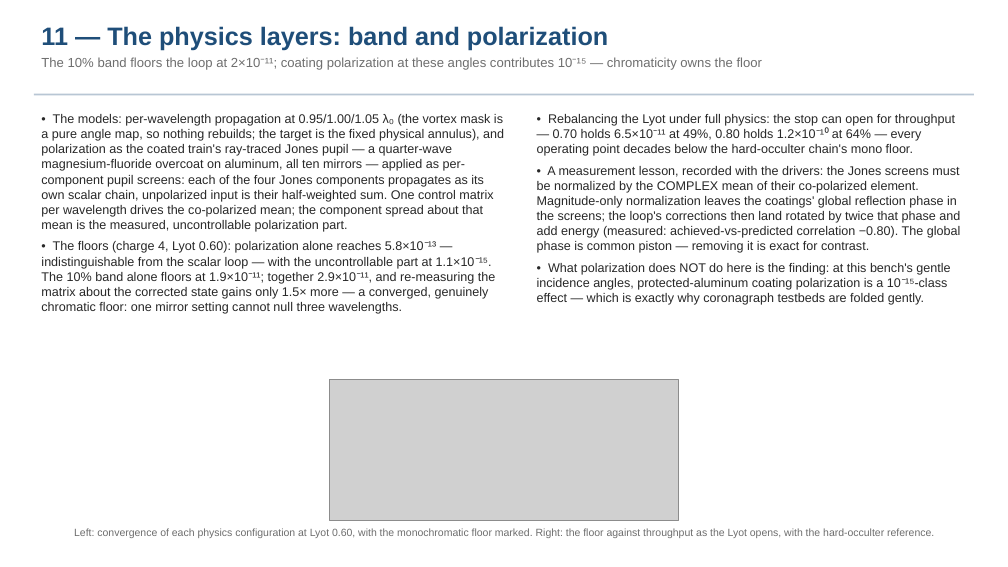
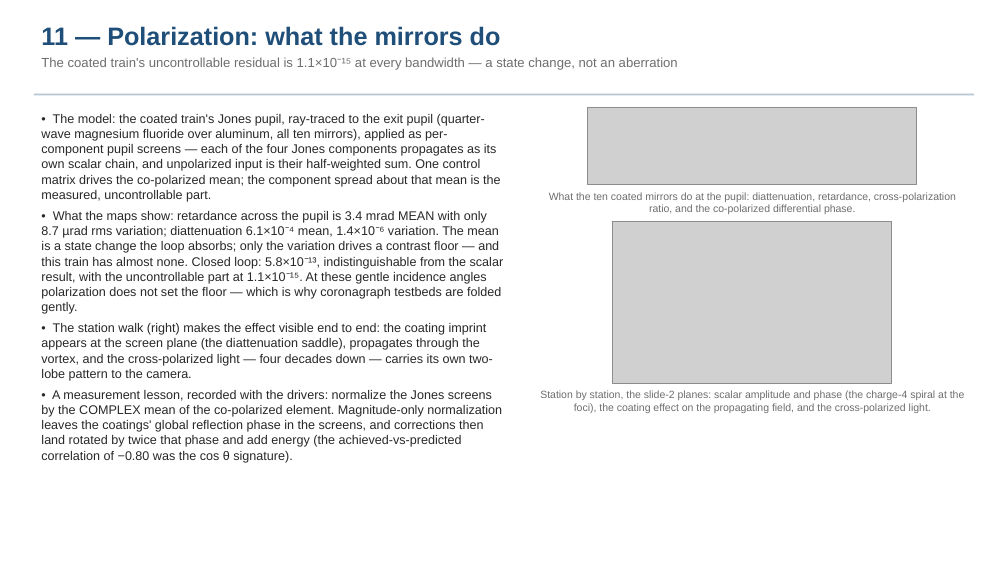
Before and after one commit to nasa-jpl/MACOS_resources, a slide deck: slide 12 of mmacos/templates/30_instruments/bench_ctb/deck_ctb.pptx. Drawn at 1008x567 pixels with LibreOffice and Linux fonts; fonts in the diff are those of the drawing; grey boxes stand for pictures. Boxes give left, top, right and bottom in pixels: in the first picture for what was removed or moved away, otherwise in the second. Text is boxed around its words. In the diff, an @@ line names an element or a change of style, - is before the commit and + after.

```diff
--- a/mmacos/templates/30_instruments/bench_ctb/deck_ctb.pptx
+++ b/mmacos/templates/30_instruments/bench_ctb/deck_ctb.pptx
@@ text at (x1=41, y1=26, x2=678, y2=70): text changed @@
-11 — The physics layers: band and polarization
-The 10% band floors the loop at 2×10⁻¹¹; coating polarization at these angles contributes 10⁻¹⁵ — chromaticity owns the floor
+11 — Polarization: what the mirrors do
+The coated train's uncontrollable residual is 1.1×10⁻¹⁵ at every bandwidth — a state change, not an aberration
@@ text at (x1=41, y1=114, x2=504, y2=463): text changed @@
-• The models: per-wavelength propagation at 0.95/1.00/1.05 λ₀ (the vortex mask is a pure angle map, so nothing rebuilds; the target is the fixed physical annulus), and polarization as the coated train's ray-traced Jones pupil — a quarter-wave magnesium-fluoride overcoat on aluminum, all ten mirrors — applied as per-component pupil screens: each of the four Jones components propagates as its own scalar chain, unpolarized input is their half-weighted sum. One control matrix per wavelength drives the co-polarized mean; the component spread about that mean is the measured, uncontrollable polarization part.
-• The floors (charge 4, Lyot 0.60): polarization alone reaches 5.8×10⁻¹³ — indistinguishable from the scalar loop — with the uncontrollable part at 1.1×10⁻¹⁵. The 10% band alone floors at 1.9×10⁻¹¹; together 2.9×10⁻¹¹, and re-measuring the matrix about the corrected state gains only 1.5× more — a converged, genuinely chromatic floor: one mirror setting cannot null three wavelengths.
+• The model: the coated train's Jones pupil, ray-traced to the exit pupil (quarter-wave magnesium fluoride over aluminum, all ten mirrors), applied as per-component pupil screens — each of the four Jones components propagates as its own scalar chain, and unpolarized input is their half-weighted sum. One control matrix drives the co-polarized mean; the component spread about that mean is the measured, uncontrollable part.
+• What the maps show: retardance across the pupil is 3.4 mrad MEAN with only 8.7 µrad rms variation; diattenuation 6.1×10⁻⁴ mean, 1.4×10⁻⁶ variation. The mean is a state change the loop absorbs; only the variation drives a contrast floor — and this train has almost none. Closed loop: 5.8×10⁻¹³, indistinguishable from the scalar result, with the uncontrollable part at 1.1×10⁻¹⁵. At these gentle incidence angles polarization does not set the floor — which is why coronagraph testbeds are folded gently.
+• The station walk (right) makes the effect visible end to end: the coating imprint appears at the screen plane (the diattenuation saddle), propagates through the vortex, and the cross-polarized light — four decades down — carries its own two-lobe pattern to the camera.
+• A measurement lesson, recorded with the drivers: normalize the Jones screens by the COMPLEX mean of the co-polarized element. Magnitude-only normalization leaves the coatings' global reflection phase in the screens, and corrections then land rotated by twice that phase and add energy (the achieved-vs-predicted correlation of −0.80 was the cos θ signature).
@@ text removed at (x1=537, y1=114, x2=961, y2=305) @@
-• Rebalancing the Lyot under full physics: the stop can open for throughput — 0.70 holds 6.5×10⁻¹¹ at 49%, 0.80 holds 1.2×10⁻¹⁰ at 64% — every operating point decades below the hard-occulter chain's mono floor.
-• A measurement lesson, recorded with the drivers: the Jones screens must be normalized by the COMPLEX mean of their co-polarized element. Magnitude-only normalization leaves the coatings' global reflection phase in the screens; the loop's corrections then land rotated by twice that phase and add energy (measured: achieved-vs-predicted correlation −0.80). The global phase is common piston — removing it is exact for contrast.
-• What polarization does NOT do here is the finding: at this bench's gentle incidence angles, protected-aluminum coating polarization is a 10⁻¹⁵-class effect — which is exactly why coronagraph testbeds are folded gently.
@@ picture added at (x1=588, y1=107, x2=917, y2=185) @@
@@ text added at (x1=549, y1=192, x2=956, y2=214), 10 pt, text #6E6E6E @@
+What the ten coated mirrors do at the pupil: diattenuation, retardance, cross-polarization ratio, and the co-polarized differential phase.
@@ picture added at (x1=613, y1=222, x2=892, y2=383) @@
@@ picture removed at (x1=330, y1=380, x2=679, y2=521) @@
@@ text added at (x1=540, y1=390, x2=965, y2=413), 10 pt, text #6E6E6E @@
+Station by station, the slide-2 planes: scalar amplitude and phase (the charge-4 spiral at the foci), the coating effect on the propagating field, and the cross-polarized light.
@@ text removed at (x1=74, y1=528, x2=934, y2=538) @@
-Left: convergence of each physics configuration at Lyot 0.60, with the monochromatic floor marked. Right: the floor against throughput as the Lyot opens, with the hard-occulter reference.
```
Also in this commit, not shown: 3 other slides changed, 1 slide added, 6 other files.
